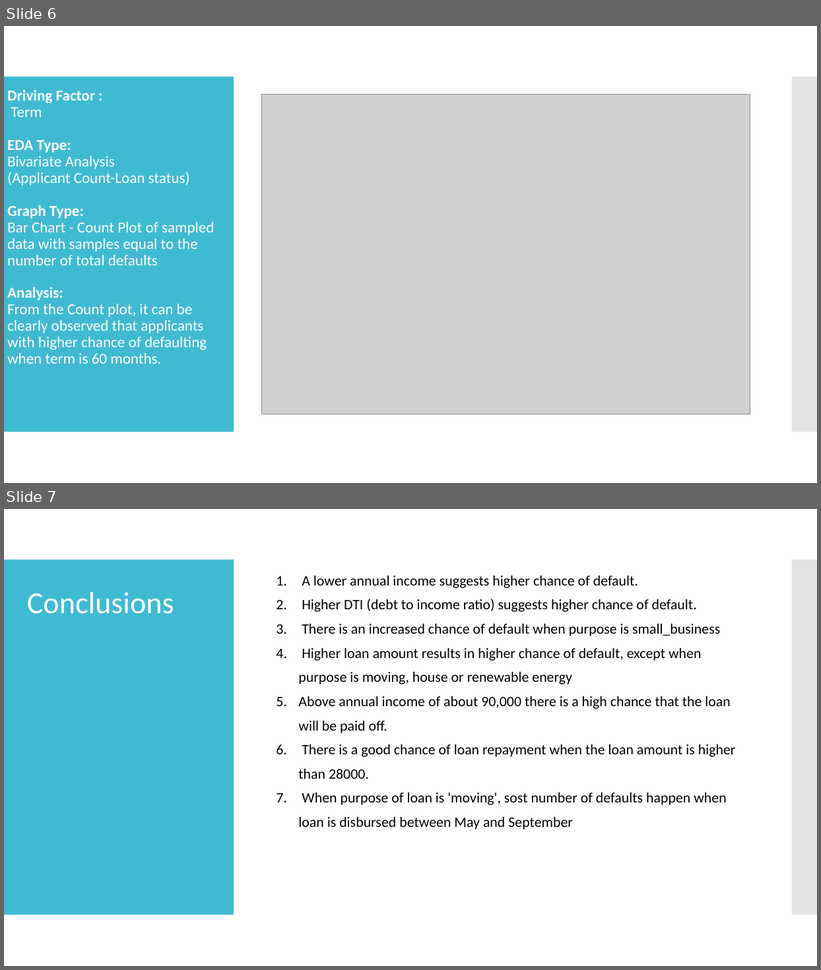
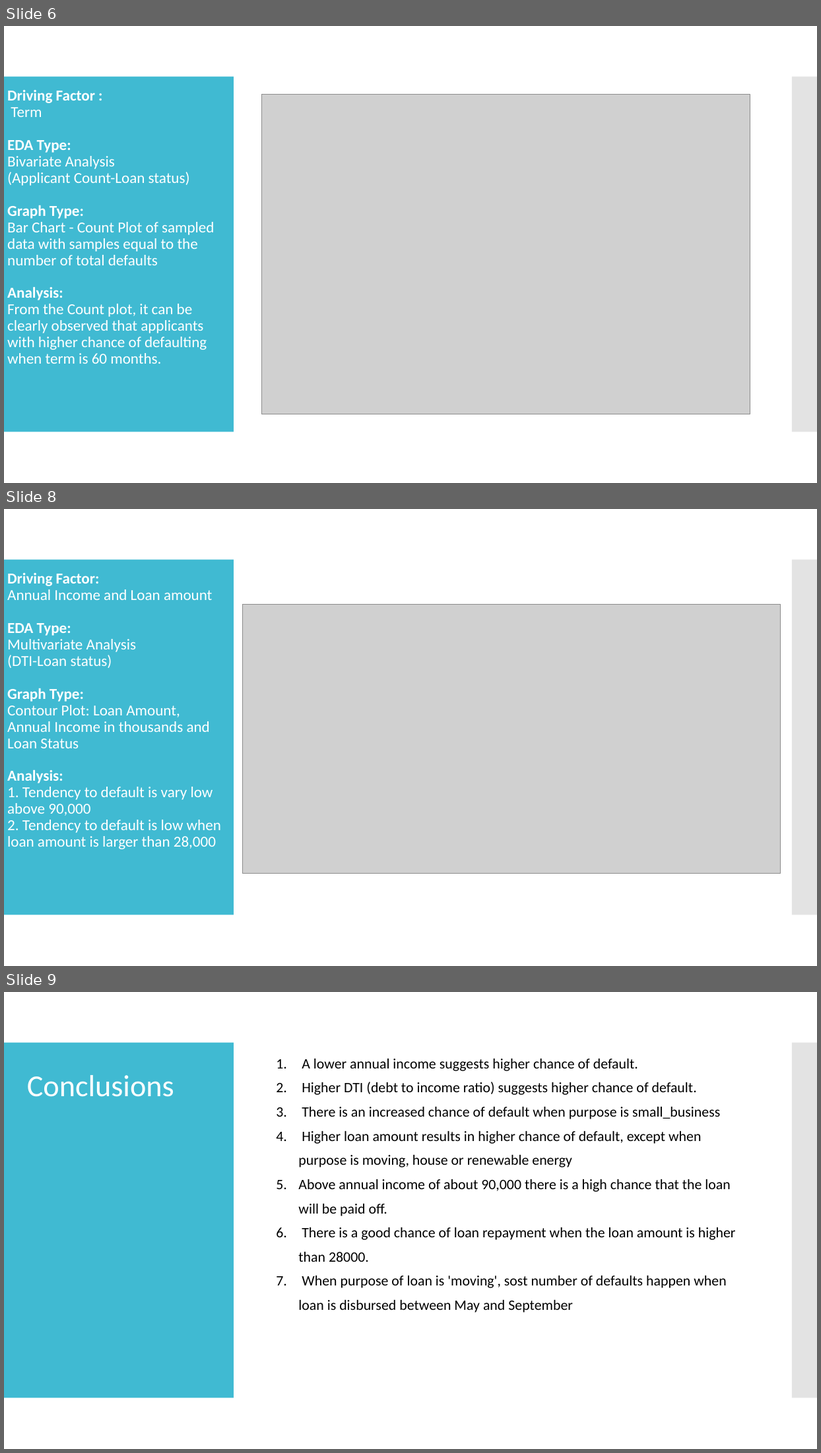
Before and after one commit to Tyagi0502/Lending-Club-Case-Study, a slide deck: Case Study.pptx. Shown one above the other, each under a label of ours: slides 6 and 7 before the commit, slides 6, 8 and 9 after it; the slides between them are not shown. The pictures are 821x970 and 821x1453 pixels, drawn with LibreOffice and Linux fonts; fonts in the diff are those of the drawing; grey boxes stand for pictures. Boxes give left, top, right and bottom in pixels: in the first picture for what was removed or moved away, otherwise in the second. Text is boxed around its words. In the diff, an @@ line names an element or a change of style, - is before the commit and + after.

```diff
--- a/Case Study.pptx
+++ b/Case Study.pptx
@@ slide 8 added at <box>4,509,817,966</box>, background #FFFFFF; not listed: 2 template elements that a slide beside it also shows @@
@@ title added at <box>7,573,221,850</box>, 18 pt, text #FFFFFF @@
+Driving Factor:
+Annual Income and Loan amount
+EDA Type:
+Multivariate Analysis
+(DTI-Loan status)
+Graph Type:
+Contour Plot: Loan Amount, Annual Income in thousands and Loan Status
+Analysis:
+1. Tendency to default is vary low above 90,000
+2. Tendency to default is low when loan amount is larger than 28,000
@@ picture added at <box>242,605,781,874</box> @@
@@ what was slide 7 is now slide 9 @@
```
Also in this commit, not shown: 1 other slide added.
